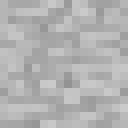
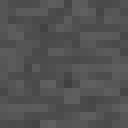
The second w=128, h=128 image is a revision of the first. Changes to its layers:
hid "Stone copy" over [0, 0, 128, 128]
